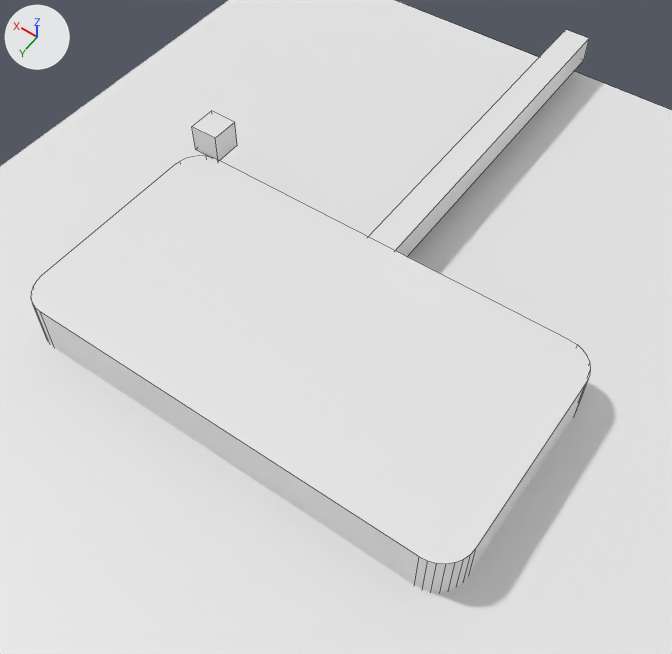
The Blender file quad-gimbal/quad-gimbal.blend as it was, and as the next commit left it.
One viewpoint serves both versions: a camera (50 mm lens) standing at (-20.7, 60.7, 46.6) and looking at (1.4, 29.7, -2.2). The lights are fixed; the arrows at upper left show +X, +Y and +Z. Mesh edges are drawn as thin lines.
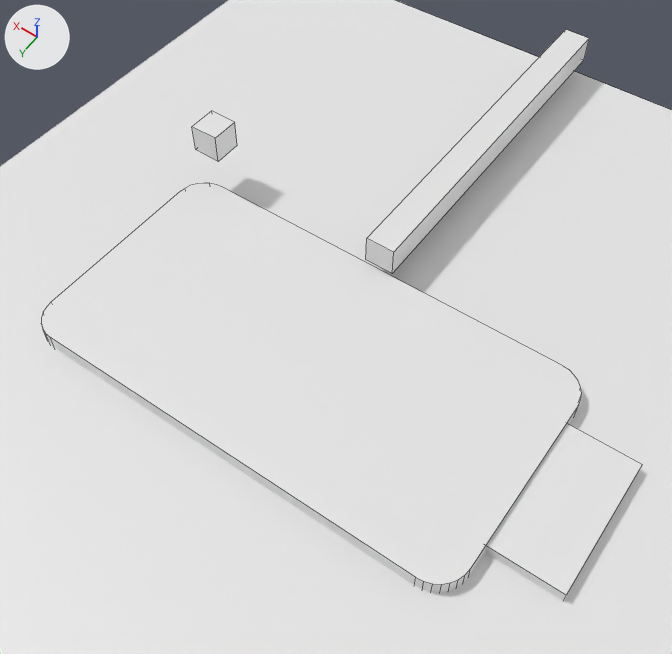
Where the change shows, as pixel boxes [x1, y1, x2, y2] in the pictures (672 x 654 px):
```json
{"object": "Cube.001", "change": "rescaled", "before": [31, 156, 591, 592], "after": [41, 183, 582, 592], "on screen": "6% shorter"}
{"object": "Cube.004", "change": "added", "after": [485, 424, 642, 601]}
```

Scene script edits in JSON lines:
```json
{"op": "set", "path": "ob_cube_001.scale", "old": "(1.0, 1.0, 1.0)", "new": "(1.0, 1.0, 0.388)"}
{"op": "add", "block": "ob_cube_004", "code": ["ob_cube_004 = bpy.data.objects.new('Cube.004', me_cube_001.copy())  # the mesh of ob_cube", "ob_cube_004.location = (-15.0, 34.8, 0.25)", "ob_cube_004.scale = (4.55, 4.55, 1.5)"]}
```
